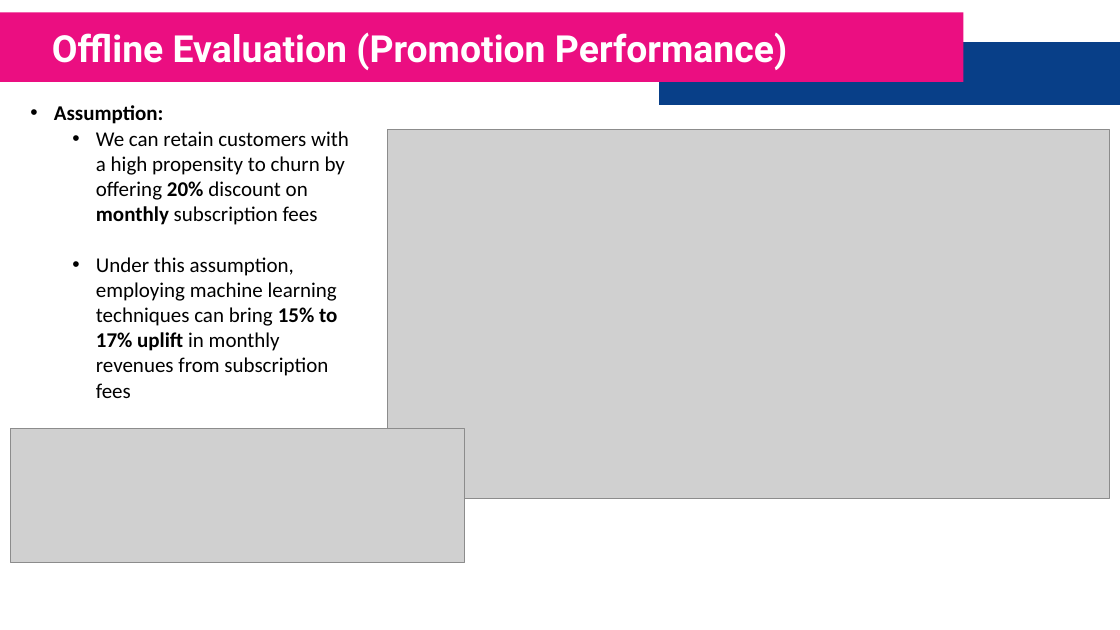
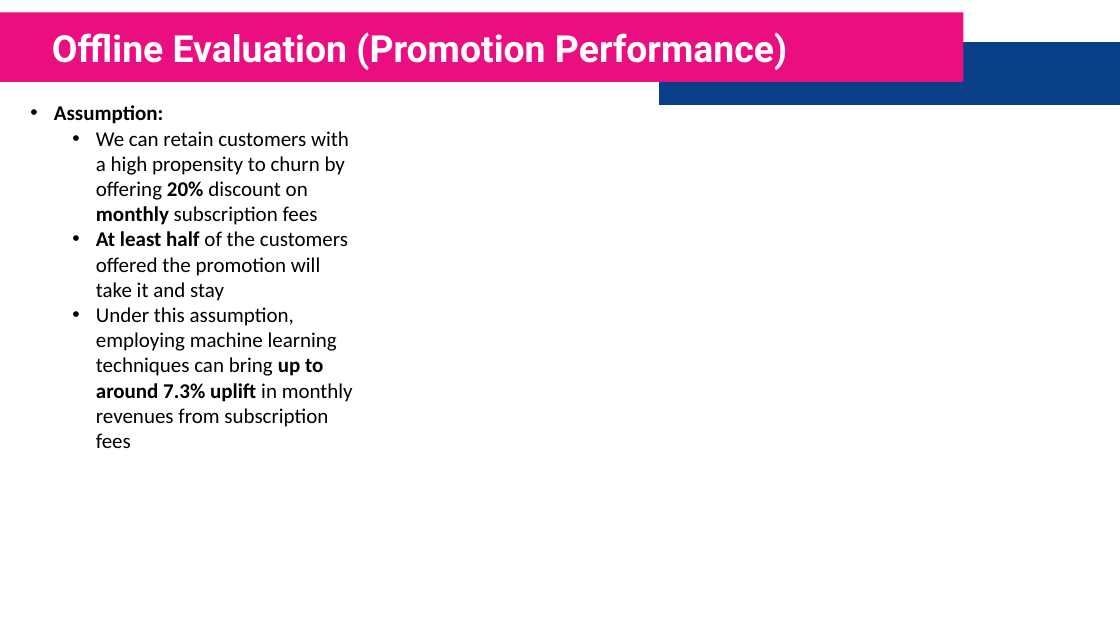
Before and after one commit to FarhadZafari/customer-churn-analysis, a slide deck: slide 11 of Presentation.pptx. Drawn at 1120x630 pixels with LibreOffice and Linux fonts; fonts in the diff are those of the drawing; grey boxes stand for pictures. Boxes give left, top, right and bottom in pixels: in the first picture for what was removed or moved away, otherwise in the second. Text is boxed around its words. In the diff, an @@ line names an element or a change of style, - is before the commit and + after.

```diff
--- a/Presentation.pptx
+++ b/Presentation.pptx
@@ picture removed at <box>387,129,1110,499</box> @@
@@ text at <box>96,231,353,448</box>: text changed @@
-  • Under this assumption, employing machine learning techniques can bring 15% to 17% uplift in monthly revenues from subscription fees
+  • At least half of the customers offered the promotion will take it and stay
+  • Under this assumption, employing machine learning techniques can bring up to around 7.3% uplift in monthly revenues from subscription fees
@@ picture removed at <box>11,429,465,563</box> @@
```
Also in this commit, not shown: 1 other slide changed, 1 other file.
